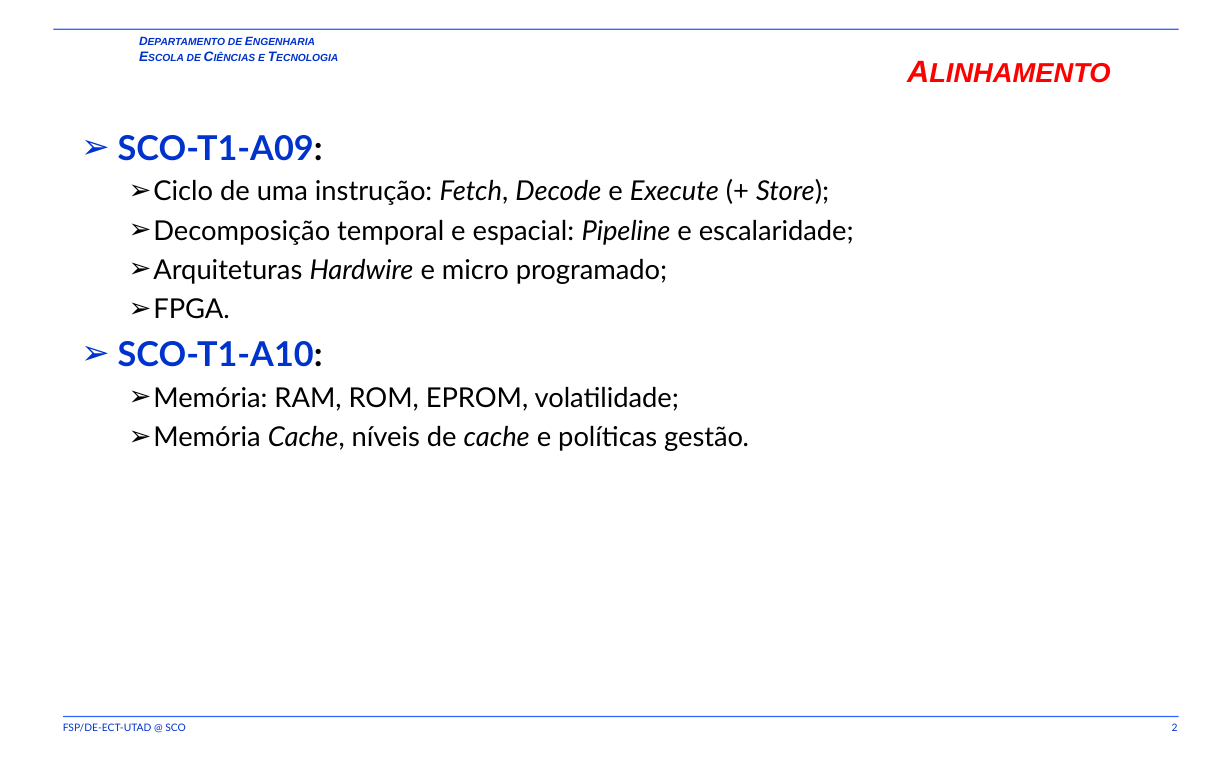
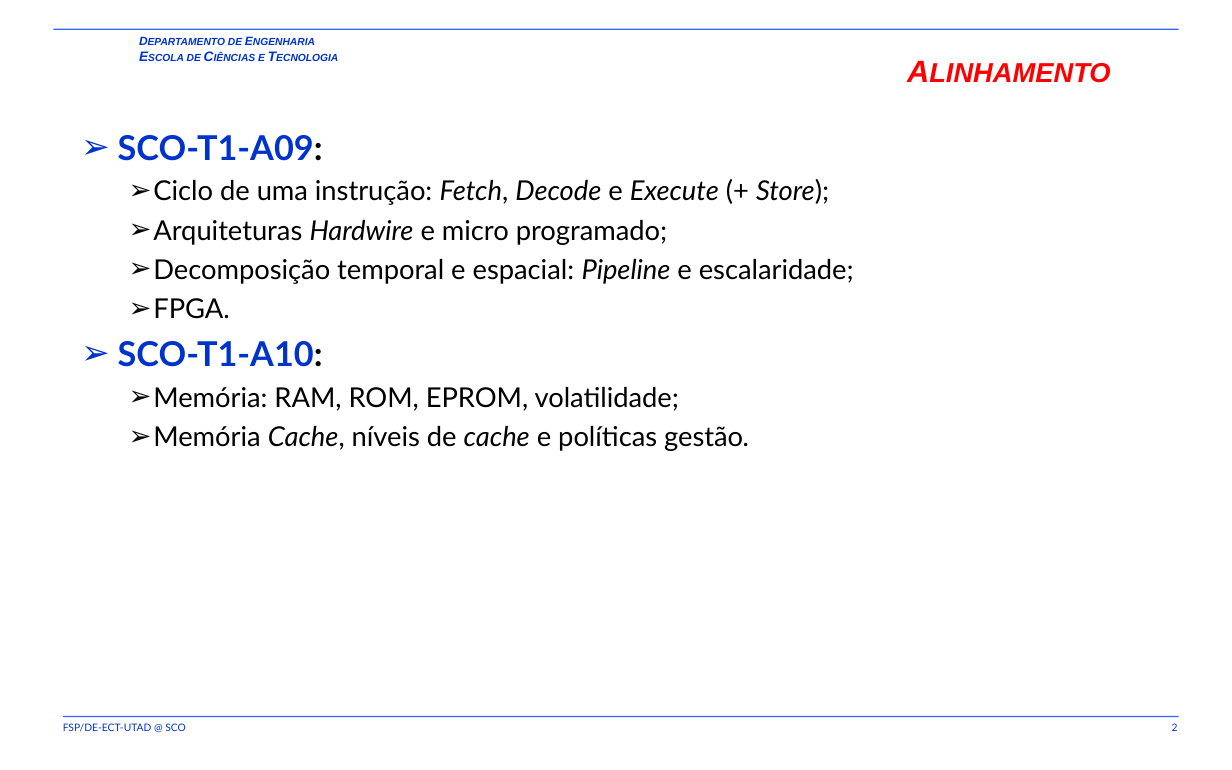
Before and after one commit to fsp864/UTAD-SCO, a slide deck: slide 2 of aulas/t/old/SCO-T1-A09-A10.pptx. Drawn at 1232x770 pixels with LibreOffice and Linux fonts; fonts in the diff are those of the drawing; background and template pictures are left out. Boxes give left, top, right and bottom in pixels: in the first picture for what was removed or moved away, otherwise in the second. Text is boxed around its words. In the diff, an @@ line names an element or a change of style, - is before the commit and + after.

```diff
--- a/aulas/t/old/SCO-T1-A09-A10.pptx
+++ b/aulas/t/old/SCO-T1-A09-A10.pptx
@@ text at bbox=[153, 220, 667, 245]: paragraph added @@
+  ➢ Arquiteturas Hardwire e micro programado;
@@ text at bbox=[153, 259, 667, 284]: paragraph removed @@
-  ➢ Arquiteturas Hardwire e micro programado;
```
Also in this commit, not shown: 4 other slides changed, 2 other files.
